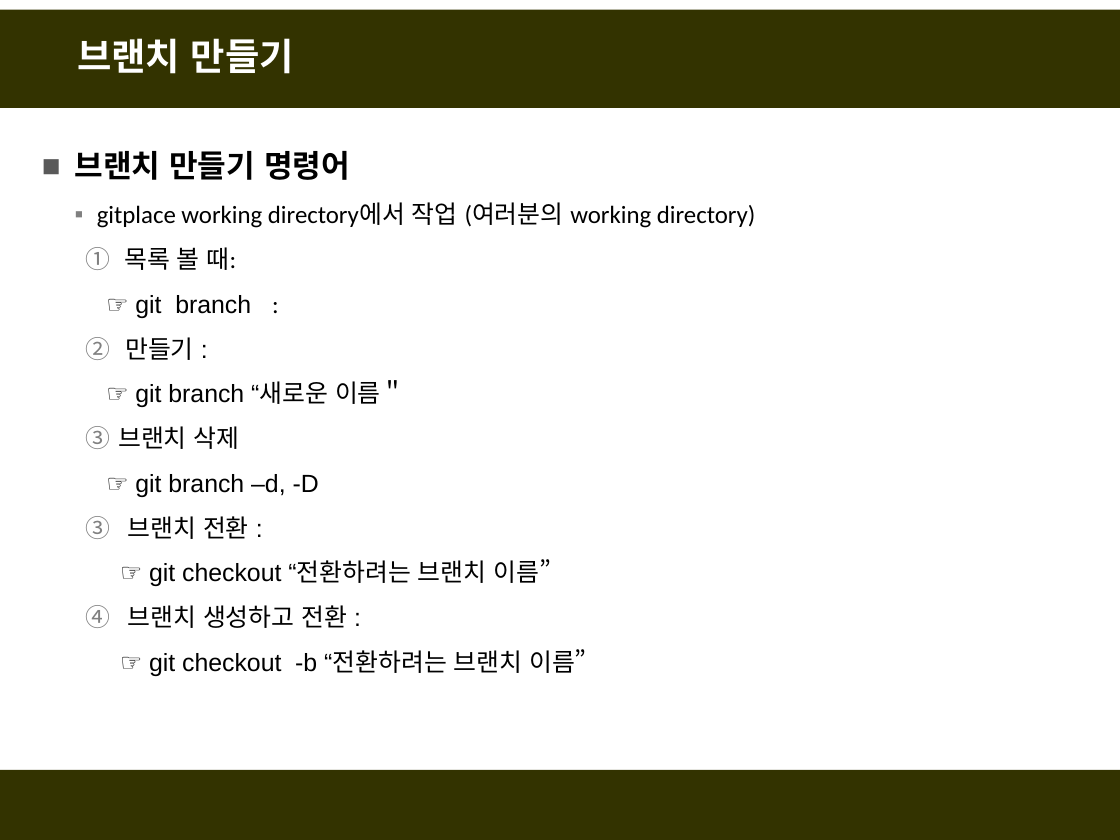
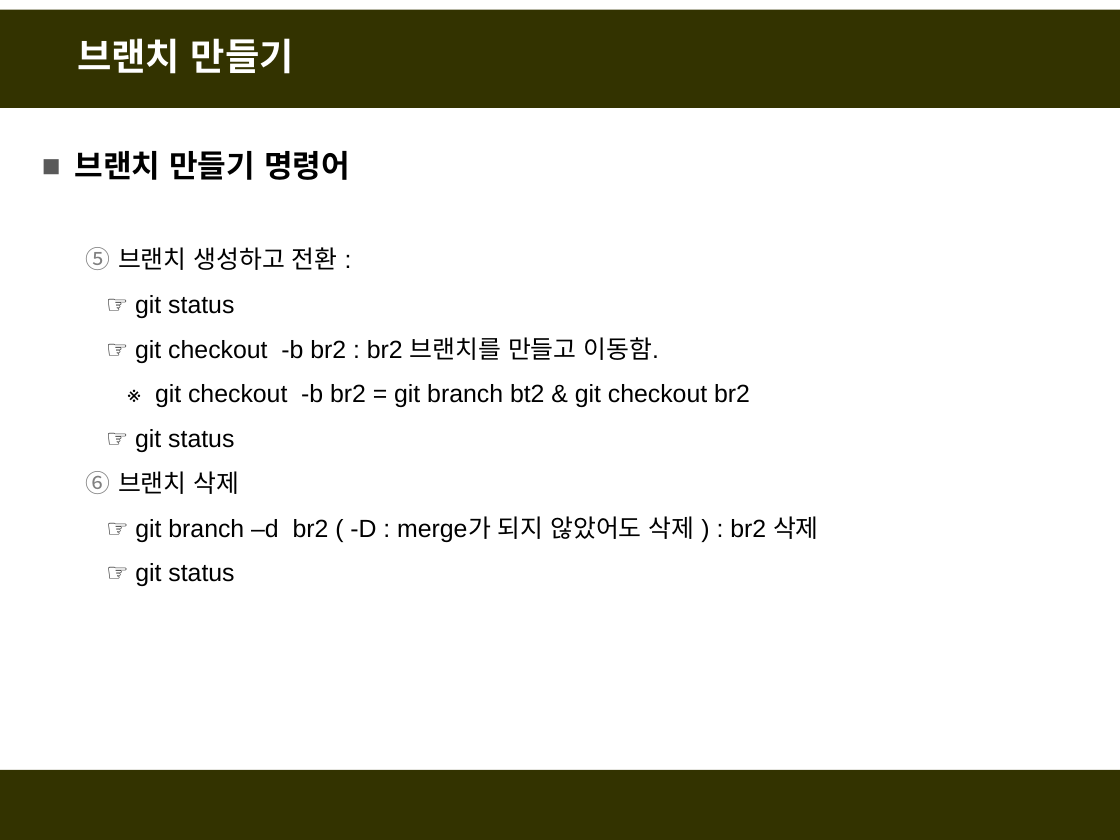
Before and after one commit to fasthill/github-lecture, a slide deck: slide 26 of git및github첫걸음.pptx (slide 22 before the commit). Drawn at 1120x840 pixels with LibreOffice and Linux fonts; fonts in the diff are those of the drawing. Boxes give left, top, right and bottom in pixels: in the first picture for what was removed or moved away, otherwise in the second. Text is boxed around its words. In the diff, an @@ line names an element or a change of style, - is before the commit and + after.

```diff
--- a/git및github첫걸음.pptx
+++ b/git및github첫걸음.pptx
@@ text at [118,247,750,452]: text changed; font Calibri to Arial @@
-  ▪ gitplace working directory에서 작업 (여러분의 working directory)
-  1. 목록 볼 때:
-  ☞ git branch :
-  2. 만들기 :
-  ☞ git branch “새로운 이름＂
+  5. 브랜치 생성하고 전환 :
+  ☞ git status
+  ☞ git checkout -b br2 : br2 브랜치를 만들고 이동함.
+  ※ git checkout -b br2 = git branch bt2 & git checkout br2
+  ☞ git status
@@ text at [135,516,819,586]: text changed @@
-  ☞ git branch –d, -D
-  3. 브랜치 전환 :
-  ☞ git checkout “전환하려는 브랜치 이름”
-  3. 브랜치 생성하고 전환 :
-  ☞ git checkout -b “전환하려는 브랜치 이름”
+  ☞ git branch –d br2 ( -D : merge가 되지 않았어도 삭제 ) : br2 삭제
+  ☞ git status
```
Also in this commit, not shown: 12 other slides changed, 4 slides added.
